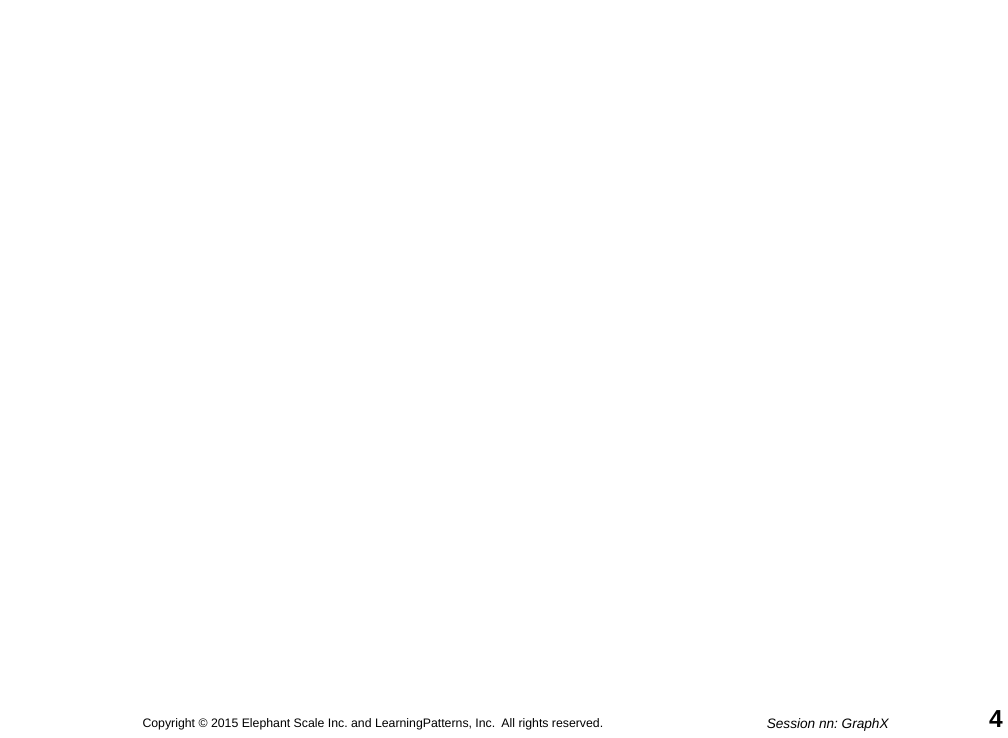
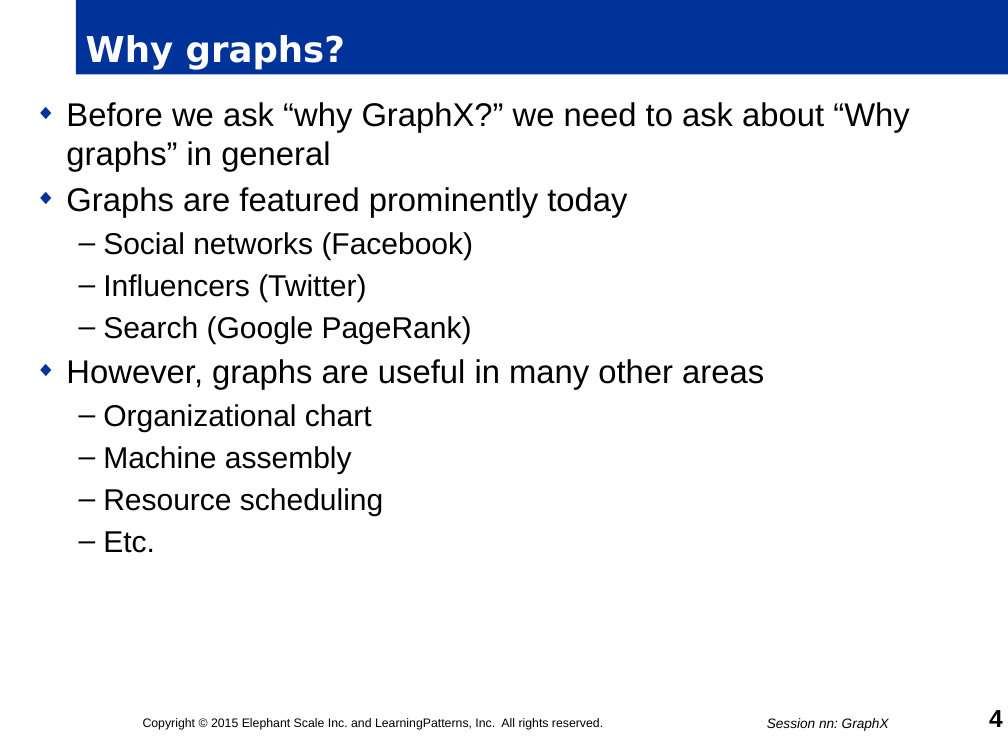
Before and after one commit to mattvinks/spark-labs, a slide deck: slide 4 of slides/nn_GraphX.pptm. Drawn at 1008x738 pixels with LibreOffice and Linux fonts; fonts in the diff are those of the drawing; background and template pictures are left out. Boxes give left, top, right and bottom in pixels: in the first picture for what was removed or moved away, otherwise in the second. Text is boxed around its words. In the diff, an @@ line names an element or a change of style, - is before the commit and + after.

Commit message:
GraphX start checkin

```diff
--- a/slides/nn_GraphX.pptm
+++ b/slides/nn_GraphX.pptm
@@ title added at [76,0,1008,75], fill #003399, 26 pt, text #FFFFFF, bold @@
+Why graphs?
@@ text added at [66,102,909,553], 24 pt, text #000000 @@
+◆ Before we ask “why GraphX?” we need to ask about “Why graphs” in general
+◆ Graphs are featured prominently today
+  – Social networks (Facebook)
+  – Influencers (Twitter)
+  – Search (Google PageRank)
+◆ However, graphs are useful in many other areas
+  – Organizational chart
+  – Machine assembly
+  – Resource scheduling
+  – Etc.
```
Also in this commit, not shown: 3 other slides changed, 2 slides added.
